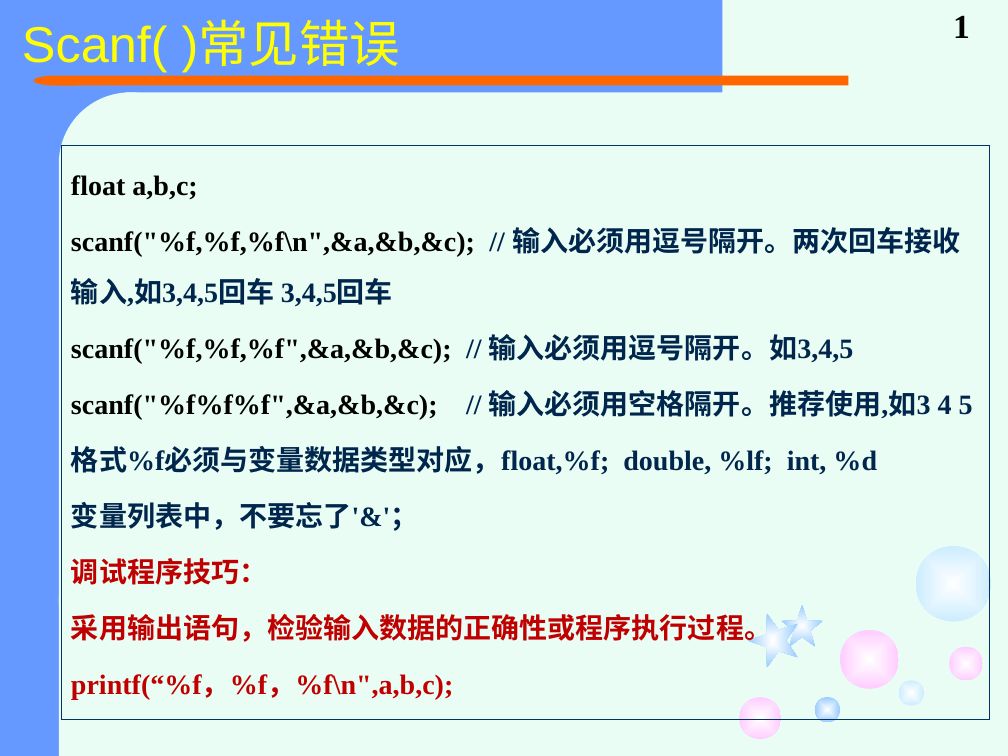
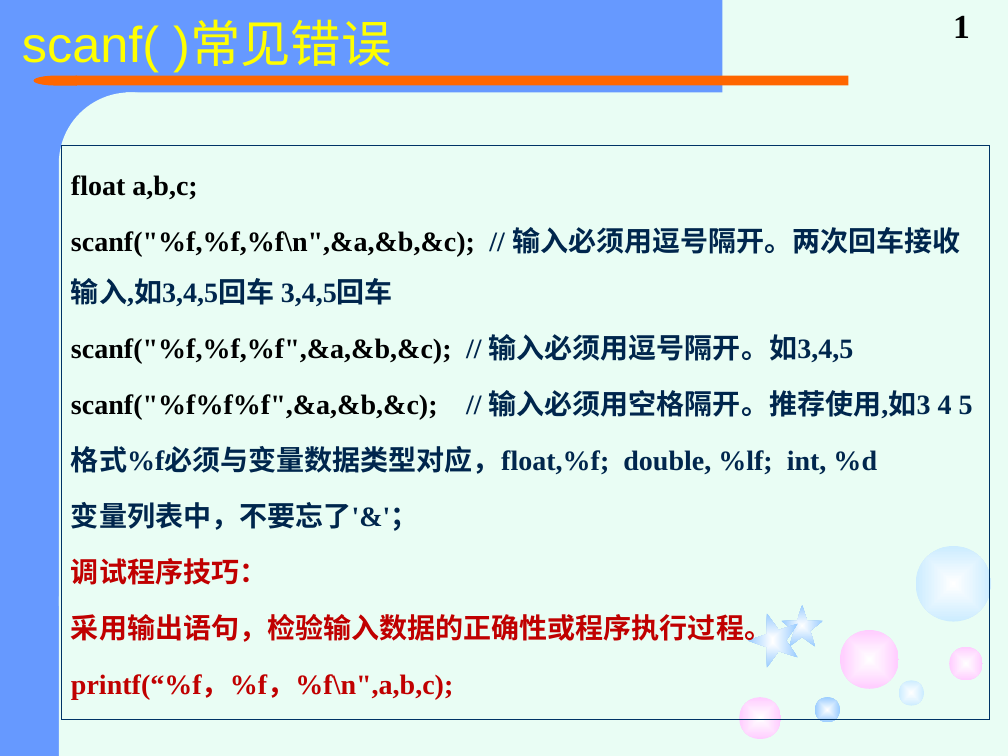
Before and after one commit to jtrfid/C-Repositories, a slide deck: slide 1 of 2015备课/课件/上机常见错误.pptx. Drawn at 1008x756 pixels with LibreOffice and Linux fonts; fonts in the diff are those of the drawing. Boxes give left, top, right and bottom in pixels: in the first picture for what was removed or moved away, otherwise in the second. Text is boxed around its words. In the diff, an @@ line names an element or a change of style, - is before the commit and + after.

Commit message:
修订上机常见错误

```diff
--- a/2015备课/课件/上机常见错误.pptx
+++ b/2015备课/课件/上机常见错误.pptx
@@ title at (22,22,391,72): text changed @@
-Scanf( )常见错误
+scanf( )常见错误
```
Also in this commit, not shown: 2 other slides changed.
